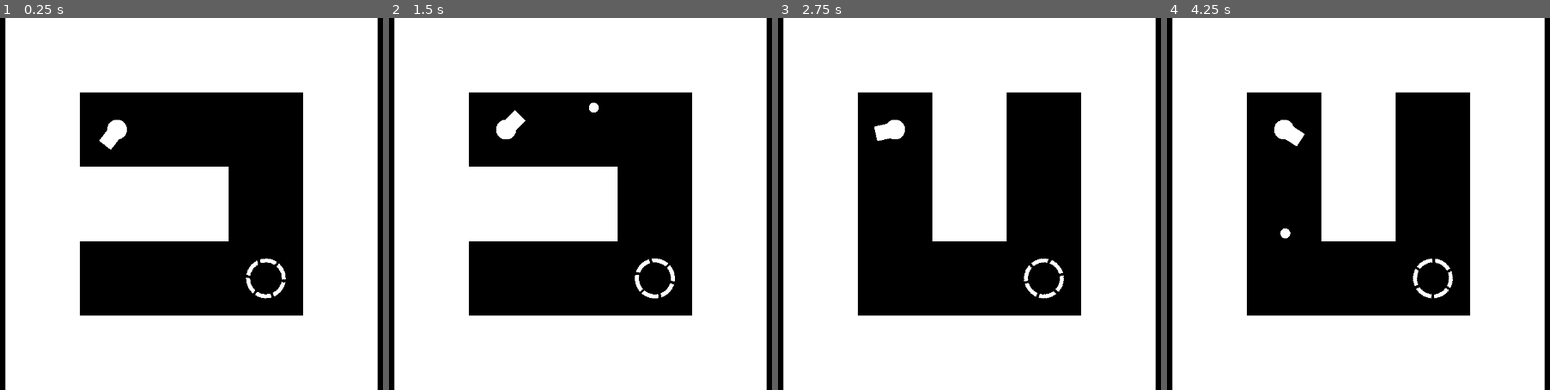
Above: before the commit, frames 1-4 (left to right).
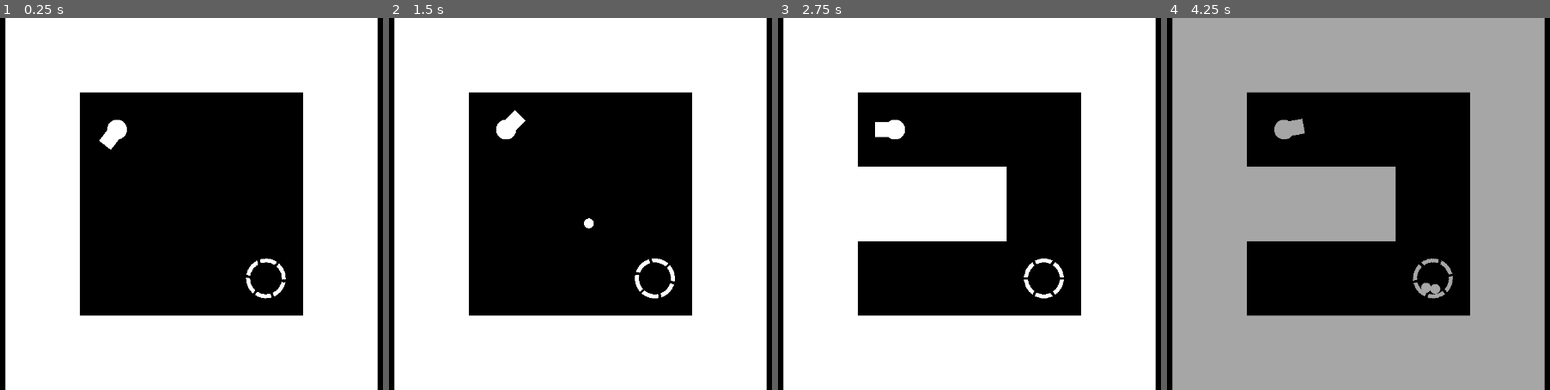
Above: after the commit, the same moments.

Repository: Christmas-Missionary/one_button_2024
Game: Godot game, scene res://src/main.tscn
Two runs of this game, one before a commit and one after it. Both use one fixed random seed, a clock stepped at 60 frames per second and the inputs below. Sound files missing from this copy of the repository are replaced by a short silence.
Inputs:
- Up to frame 1 (0.25 s): no input
- Up to frame 2 (1.5 s): tap Enter at 0.5 s; hold Space (OneButton) 0.53-1.28 s; tap Space (OneButton) at 1.35 s
- Up to frame 3 (2.75 s): hold Space (OneButton) from 2.03 s (still down)
- Up to frame 4 (4.25 s): release Space (OneButton) at 2.78 s; tap Space (OneButton) at 2.85 s; hold Space (OneButton) from 3.53 s (still down)

The runs differ from the first frame. In frame 1, 7.8% of the frame differs, in the area x 20-60%, y 39-61%; in frame 2, 7.9%; in frame 3, 8.1%; in frame 4, 75%, in the area x 1-99%, y 0-100%.

Commit message:
level to size of maze

Diff:
--- a/src/maze_gen.gd
+++ b/src/maze_gen.gd
@@ -6,8 +6,8 @@
 var x_dim: int = level_to_dim(level)
 var y_dim: int = x_dim
 
-func level_to_dim(lev: int) -> int:
-	return 3
+static func level_to_dim(lev: int) -> int:
+	return ((lev % 2) + 1) + lev
 
 func _can_move_to(current: Vector2i) -> bool:
 	var _MAZE_RECT: Rect2i = Rect2i(Vector2i.ZERO, Vector2i(x_dim, y_dim))
@@ -23,6 +23,11 @@
 		set_cell(Vector2i(x_dim, y), 0, Vector2i.ZERO)
 	for x in range(-1, x_dim + 1):
 		set_cell(Vector2i(x, y_dim), 0, Vector2i.ZERO)
+
+	($/root/Main/Target as Node2D).position = Vector2i(30, 30) * (Vector2i(x_dim, y_dim) - Vector2i.ONE) + Vector2i(15, 15)
+
+	if (level == 1):
+		return
 
 	# Generate inside of maze
 	var fringe: Array[Vector2i] = [Vector2i.ZERO]
@@ -51,8 +56,6 @@
 		if !found_new_path:
 			set_cell(current, 0, Vector2i.ZERO)
 
-	($/root/Main/Target as Node2D).position = Vector2i(30, 30) * (Vector2i(x_dim, y_dim) - Vector2i.ONE) + Vector2i(15, 15)
-
 func _input(event: InputEvent) -> void:
 	if event.is_action_pressed(&"Reset"):
 		get_tree().reload_current_scene()
